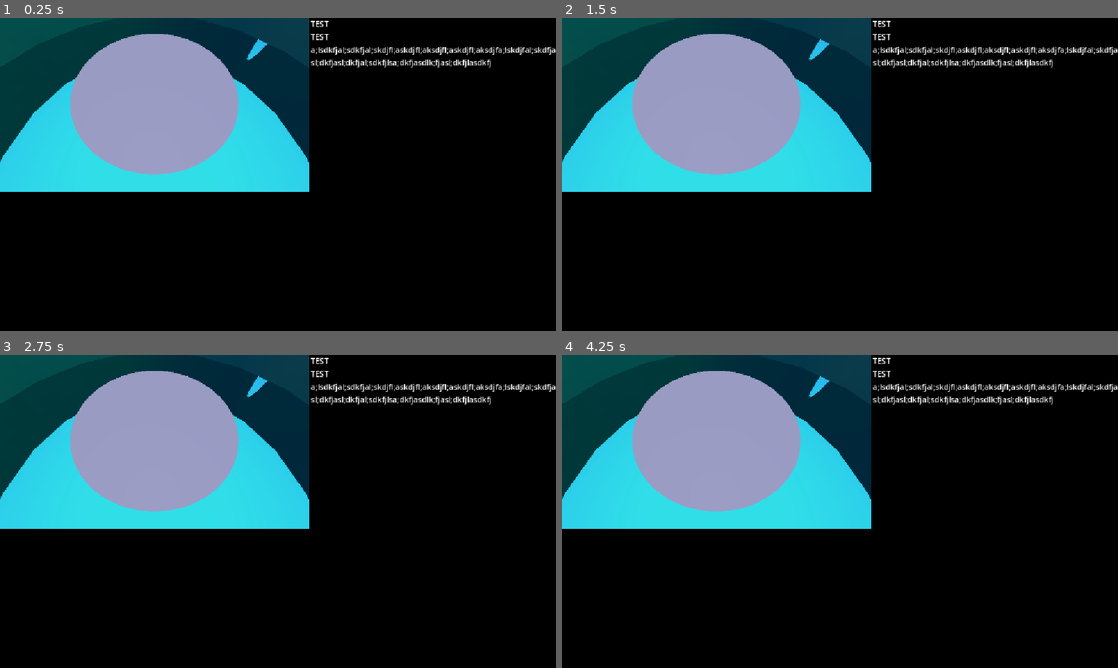
Above: before the commit, frames 1-4 (two rows, left to right).
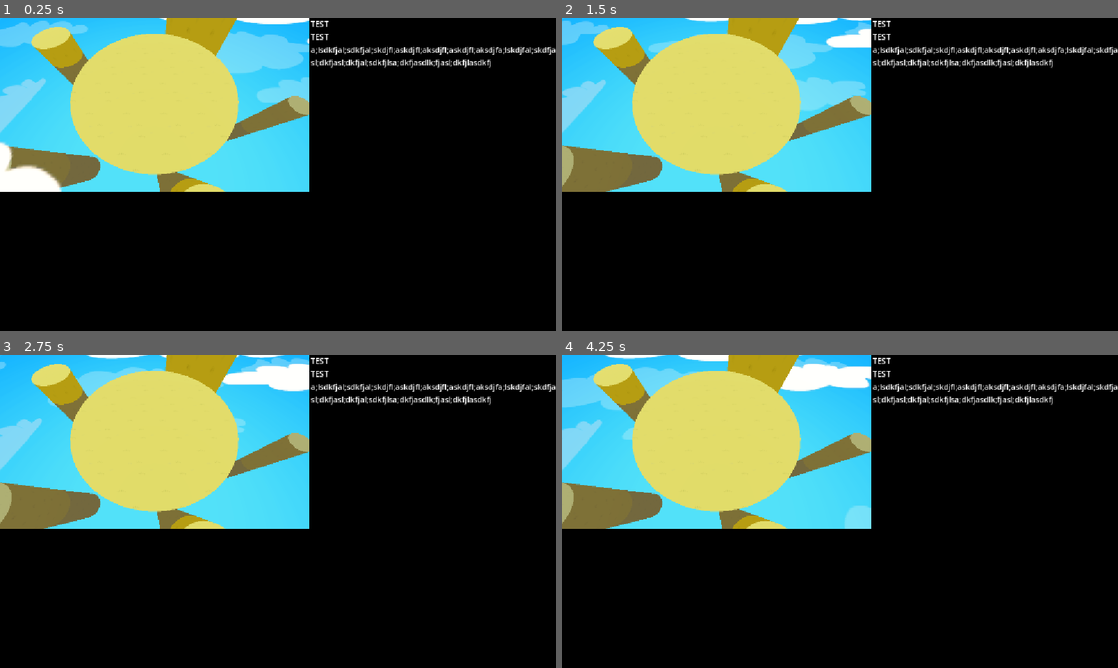
Above: after the commit, the same moments.

Repository: JZxAkuma/Game-Prototype-3
Game: Godot game, scene res://DO NOT TOUCH/Scene/minigames/sumo_scene.tscn
Two runs of this game, one before a commit and one after it. Both use one fixed random seed, a clock stepped at 60 frames per second and the inputs below. This scene is started directly instead of the project's main scene.
Inputs (mouse positions are in pixels of both pictures, inside the frame that each line leads up to):
- Up to frame 1 (0.25 s): no input
- Up to frame 2 (1.5 s): tap Enter (ui_accept) at 0.5, 0.77 s; move the mouse to (962, 158) at 0.52 s; hold D (right) 0.53-1.28 s; hold J (a) 0.53-1.28 s; tap K (b) at 0.8, 1.35 s; move the mouse to (728, 190) at 1.27 s; hold S (down) from 1.28 s (still down)
- Up to frame 3 (2.75 s): tap Enter (ui_accept) at 1.52 s; tap O (lb) at 1.55, 2.1 s; move the mouse to (333, 442) at 2.02 s; release S (down) at 2.03 s; hold D (right) from 2.03 s (still down); tap U (x) at 2.3 s
- Up to frame 4 (4.25 s): move the mouse to (812, 574) at 2.77 s; release D (right) at 2.78 s; hold W (up) 2.78-3.53 s; tap U (x) at 2.85 s; tap Enter (ui_accept) at 3.02, 3.77 s; tap I (y) at 3.05, 3.6 s; move the mouse to (1006, 558) at 3.52 s; hold A (left) from 3.53 s (still down); hold J (a) from 3.53 s (still down)

The runs differ from the first frame. In frame 1, 29% of the frame differs, in the area x 0-56%, y 0-56%; in frame 2, 30%; in frame 3, 29%; in frame 4, 30%.
Error in both runs: Invalid access to property or key 'mini_game_name' on a base object of type 'Nil'. (res://DO)

Commit message:
sumo scene added clouds

Diff:
--- a/DO NOT TOUCH/Scene/minigames/sumo_scene.tscn
+++ b/DO NOT TOUCH/Scene/minigames/sumo_scene.tscn
@@ -2,31 +2,121 @@
 
 [ext_resource type="Script" uid="uid://60kke3ncck1y" path="res://DO NOT TOUCH/Scene/minigames/minigame_sumo.gd" id="1_qmvo0"]
 [ext_resource type="Script" uid="uid://bx3kx57jxf8y6" path="res://DO NOT TOUCH/Script/tutorial_layer.gd" id="2_xvggm"]
+[ext_resource type="Texture2D" uid="uid://dd8q8q4uo5tio" path="res://DO NOT TOUCH/Environmental Assets/TiledTextures/GrassTiles.png" id="3_ddogw"]
 [ext_resource type="Shader" uid="uid://c1alju3yplb4m" path="res://DO NOT TOUCH/shader/SkyScroller.gdshader" id="3_kvsk5"]
 [ext_resource type="Texture2D" uid="uid://cols7mqcx0dji" path="res://DO NOT TOUCH/Environmental Assets/Sky Scroller/Skybox.png" id="4_g11rf"]
 [ext_resource type="PackedScene" uid="uid://bkhaw55tjgsej" path="res://DO NOT TOUCH/Environmental Assets/Mountains/distant_mountainsDark.tscn" id="5_g11rf"]
 [ext_resource type="PackedScene" uid="uid://cxxi2ufdru7t5" path="res://DO NOT TOUCH/Environmental Assets/Mountains/distant_mountains.tscn" id="6_mb2rj"]
 [ext_resource type="PackedScene" uid="uid://cywisxck4cdmi" path="res://DO NOT TOUCH/Scene/map_limit.tscn" id="7_qmvo0"]
+[ext_resource type="Shader" uid="uid://eabv1f4ayvqs" path="res://DO NOT TOUCH/shader/Dithering.gdshader" id="8_25a4l"]
+[ext_resource type="Texture2D" uid="uid://ddemyymwr3xcy" path="res://DO NOT TOUCH/2D/Sprites/Clouds2.png" id="8_ugtl2"]
+
+[sub_resource type="ShaderMaterial" id="ShaderMaterial_ugtl2"]
+shader = ExtResource("8_25a4l")
+shader_parameter/color_steps = 30.000001045
+shader_parameter/grain_strength = 0.030000001425
+shader_parameter/saturation = 1.05
+shader_parameter/contrast = 1.05
 
 [sub_resource type="CylinderMesh" id="CylinderMesh_i3qtk"]
 top_radius = 10.0
 bottom_radius = 10.0
 height = 152.53955
 
+[sub_resource type="StandardMaterial3D" id="StandardMaterial3D_qmvo0"]
+albedo_texture = ExtResource("3_ddogw")
+uv1_scale = Vector3(10, 10, 10)
+
 [sub_resource type="ConvexPolygonShape3D" id="ConvexPolygonShape3D_qmvo0"]
 points = PackedVector3Array(-10, -76.269775, 0, -9.953015, -76.269775, -0.980814, -9.953015, -76.269775, 0.97885704, -1 …(4072 unchanged characters)…
 
-[sub_resource type="ShaderMaterial" id="ShaderMaterial_ogtmr"]
+[sub_resource type="ShaderMaterial" id="ShaderMaterial_fne0o"]
 shader = ExtResource("3_kvsk5")
 shader_parameter/sky_texture = ExtResource("4_g11rf")
 
-[sub_resource type="Sky" id="Sky_8i1bb"]
-sky_material = SubResource("ShaderMaterial_ogtmr")
-
-[sub_resource type="Environment" id="Environment_aygv5"]
+[sub_resource type="Sky" id="Sky_cal7y"]
+sky_material = SubResource("ShaderMaterial_fne0o")
+
+[sub_resource type="Environment" id="Environment_qmvo0"]
 background_mode = 2
-background_color = Color(0.60643685, 0.73594505, 1, 1)
-sky = SubResource("Sky_8i1bb")
+background_color = Color(0.872721, 0.8117197, 0.6275808, 1)
+background_energy_multiplier = 1.37
+sky = SubResource("Sky_cal7y")
+ambient_light_source = 2
+ambient_light_color = Color(0.60434884, 0.4994647, 0.3396008, 1)
+ambient_light_energy = 4.0
+reflected_light_source = 1
+tonemap_mode = 3
+tonemap_exposure = 0.64
+tonemap_white = 1.68
+ssil_enabled = true
+ssil_intensity = 2.6
+sdfgi_bounce_feedback = 0.31
+sdfgi_energy = 0.2
+fog_mode = 1
+fog_light_color = Color(0.50833166, 0.8550044, 0.84298277, 1)
+fog_light_energy = 0.6
+fog_density = 0.28
+fog_aerial_perspective = 0.13
+fog_height = -52.96
+fog_height_density = 2.2069
+fog_depth_end = 1251.4
+adjustment_enabled = true
+adjustment_contrast = 1.12
+adjustment_saturation = 1.19
+
+[sub_resource type="Shader" id="Shader_qsjh6"]
+code = "shader_type spatial;
+render_mode blend_mix, shadows_disabled;
+
+uniform sampler2D water_texture : source_color;
+uniform sampler2D emission_texture : source_color;
+
+uniform vec2 tiling = vec2(1.0, 1.0);
+uniform float scroll_speed = 0.05;
+uniform float emission_strength : hint_range(0.0, 5.0) = 1.0;
+uniform float alpha : hint_range(0.0, 1.0) = 1.0;
+
+void fragment() {
+    vec2 uv = UV * tiling;
+    uv.x += TIME * scroll_speed;
+
+    // Water texture
+    vec4 tex = texture(water_texture, uv);
+
+    ALBEDO = tex.rgb;
+    ALPHA = tex.a * alpha;
+
+    // Emission map
+    vec3 emission = texture(emission_texture, uv).rgb;
+    EMISSION = emission * emission_strength;
+}"
+
+[sub_resource type="ShaderMaterial" id="ShaderMaterial_gij0j"]
+render_priority = 0
+shader = SubResource("Shader_qsjh6")
+shader_parameter/water_texture = ExtResource("8_ugtl2")
+shader_parameter/tiling = Vector2(1, 1)
+shader_parameter/scroll_speed = 0.05
+shader_parameter/emission_strength = 0.0
+shader_parameter/alpha = 1.0
+
+[sub_resource type="PlaneMesh" id="PlaneMesh_1w13i"]
+material = SubResource("ShaderMaterial_gij0j")
+size = Vector2(500, 300)
+
+[sub_resource type="ShaderMaterial" id="ShaderMaterial_qsjh6"]
+render_priority = 0
+shader = SubResource("Shader_qsjh6")
+shader_parameter/water_texture = ExtResource("8_ugtl2")
+shader_parameter/tiling = Vector2(1, 1)
+shader_parameter/scroll_speed = 0.1
+shader_parameter/emission_strength = 0.0
+shader_parameter/alpha = 0.2350000111625
+
+[sub_resource type="PlaneMesh" id="PlaneMesh_gij0j"]
+material = SubResource("ShaderMaterial_qsjh6")
+size = Vector2(800, 500)
 
 [node name="sumo_scene" type="Node3D" unique_id=99076843 node_paths=PackedStringArray("players_root", "spawns", "tutorial_ui")]
 script = ExtResource("1_qmvo0")
@@ -116,29 +206,101 @@
 
 [node name="Game scene" type="Node3D" parent="." unique_id=228173283]
 
+[node name="CanvasLayer" type="CanvasLayer" parent="Game scene" unique_id=1174207364]
+
+[node name="ColorRect" type="ColorRect" parent="Game scene/CanvasLayer" unique_id=2128350437]
+material = SubResource("ShaderMaterial_ugtl2")
+anchors_preset = 15
+anchor_right = 1.0
+anchor_bottom = 1.0
+grow_horizontal = 2
+grow_vertical = 2
+mouse_filter = 2
+
 [node name="MeshInstance3D" type="MeshInstance3D" parent="Game scene" unique_id=1709229694]
 transform = Transform3D(1, 0, 0, 0, 1, 0, 0, 0, 1, 0, -76.269775, 0)
 mesh = SubResource("CylinderMesh_i3qtk")
+surface_material_override/0 = SubResource("StandardMaterial3D_qmvo0")
 
 [node name="StaticBody3D" type="StaticBody3D" parent="Game scene/MeshInstance3D" unique_id=1804310558]
 
 [node name="CollisionShape3D" type="CollisionShape3D" parent="Game scene/MeshInstance3D/StaticBody3D" unique_id=1644359475]
+shape = SubResource("ConvexPolygonShape3D_qmvo0")
+
+[node name="MeshInstance3D2" type="MeshInstance3D" parent="Game scene" unique_id=1249403922]
+transform = Transform3D(1, 0, 0, 0, 1, 0, 0, 0, 1, 13.890053, -45.70527, -31.012138)
+mesh = SubResource("CylinderMesh_i3qtk")
+surface_material_override/0 = SubResource("StandardMaterial3D_qmvo0")
+
+[node name="StaticBody3D" type="StaticBody3D" parent="Game scene/MeshInstance3D2" unique_id=324396119]
+
+[node name="CollisionShape3D" type="CollisionShape3D" parent="Game scene/MeshInstance3D2/StaticBody3D" unique_id=1021461068]
+shape = SubResource("ConvexPolygonShape3D_qmvo0")
+
+[node name="MeshInstance3D3" type="MeshInstance3D" parent="Game scene" unique_id=866144820]
+transform = Transform3D(1, 0, 0, 0, 1, 0, 0, 0, 1, -58.028175, -103.87652, -54.030647)
+mesh = SubResource("CylinderMesh_i3qtk")
+surface_material_override/0 = SubResource("StandardMaterial3D_qmvo0")
+
+[node name="StaticBody3D" type="StaticBody3D" parent="Game scene/MeshInstance3D3" unique_id=83197597]
+
+[node name="CollisionShape3D" type="CollisionShape3D" parent="Game scene/MeshInstance3D3/StaticBody3D" unique_id=1121065655]
+shape = SubResource("ConvexPolygonShape3D_qmvo0")
+
+[node name="MeshInstance3D5" type="MeshInstance3D" parent="Game scene" unique_id=192028669]
+transform = Transform3D(1, 0, 0, 0, 1, 0, 0, 0, 1, 135.69598, -158.27457, -39.468452)
+mesh = SubResource("CylinderMesh_i3qtk")
+surface_material_override/0 = SubResource("StandardMaterial3D_qmvo0")
+
+[node name="StaticBody3D" type="StaticBody3D" parent="Game scene/MeshInstance3D5" unique_id=1439898132]
+
+[node name="CollisionShape3D" type="CollisionShape3D" parent="Game scene/MeshInstance3D5/StaticBody3D" unique_id=1075253604]
+shape = SubResource("ConvexPolygonShape3D_qmvo0")
+
+[node name="MeshInstance3D6" type="MeshInstance3D" parent="Game scene" unique_id=1885500807]
+transform = Transform3D(2.2318184, 0, 0, 0, 1, 0, 0, 0, 2.0147052, -125.25894, -158.27457, 16.104698)
+mesh = SubResource("CylinderMesh_i3qtk")
+surface_material_override/0 = SubResource("StandardMaterial3D_qmvo0")
+
+[node name="StaticBody3D" type="StaticBody3D" parent="Game scene/MeshInstance3D6" unique_id=1405191242]
+
+[node name="CollisionShape3D" type="CollisionShape3D" parent="Game scene/MeshInstance3D6/StaticBody3D" unique_id=321278280]
+shape = SubResource("ConvexPolygonShape3D_qmvo0")
+
+[node name="MeshInstance3D4" type="MeshInstance3D" parent="Game scene" unique_id=724198043]
+transform = Transform3D(1, 0, 0, 0, 1, 0, 0, 0, 1, 13.890053, -103.87652, 24.151855)
+mesh = SubResource("CylinderMesh_i3qtk")
+surface_material_override/0 = SubResource("StandardMaterial3D_qmvo0")
+
+[node name="StaticBody3D" type="StaticBody3D" parent="Game scene/MeshInstance3D4" unique_id=806159611]
+
+[node name="CollisionShape3D" type="CollisionShape3D" parent="Game scene/MeshInstance3D4/StaticBody3D" unique_id=1172616774]
 shape = SubResource("ConvexPolygonShape3D_qmvo0")
 
 [node name="Camera3D" type="Camera3D" parent="Game scene" unique_id=1333039741]
 transform = Transform3D(1, 0, 0, 0, 0.46342763, 0.8861347, 0, -0.8861347, 0.46342763, 0, 11.208, 9.22102)
 
-[node name="WorldEnvironment" type="WorldEnvironment" parent="Game scene" unique_id=1936528512]
-environment = SubResource("Environment_aygv5")
+[node name="WorldEnvironment2" type="WorldEnvironment" parent="Game scene" unique_id=396418247]
+environment = SubResource("Environment_qmvo0")
 
 [node name="DirectionalLight3D" type="DirectionalLight3D" parent="Game scene" unique_id=1776562918]
 transform = Transform3D(1, 0, 0, 0, -5.9604645e-08, 1, 0, -1, -5.9604645e-08, 0, 182, 0)
 
 [node name="DistantMountains2" parent="Game scene" unique_id=211699623 instance=ExtResource("5_g11rf")]
-transform = Transform3D(5, 0, 0, 0, 17.135826, 0, 0, 0, 5, 0, 6.3551264, 0)
+transform = Transform3D(5, 0, 0, 0, 17.135826, 0, 0, 0, 5, 0, -13.833636, 0)
+visible = false
 
 [node name="DistantMountains" parent="Game scene" unique_id=1920771075 instance=ExtResource("6_mb2rj")]
-transform = Transform3D(0.548343, 0, -0.8362535, 0, 1.7501113, 0, 0.8362535, 0, 0.548343, 0, 3.2667646, 0)
+transform = Transform3D(0.548343, 0, -0.8362535, 0, 1.7501113, 0, 0.8362535, 0, 0.548343, 0, -16.921997, 0)
+visible = false
+
+[node name="Cloudscroller" type="MeshInstance3D" parent="Game scene" unique_id=1601845497]
+transform = Transform3D(1, 0, 0, 0, 1, 0, 0, 0, 1, 0, -40.573277, -50.30132)
+mesh = SubResource("PlaneMesh_1w13i")
+
+[node name="Cloudscroller2" type="MeshInstance3D" parent="Game scene" unique_id=1088654497]
+transform = Transform3D(1, 0, 0, 0, 1, 0, 0, 0, 1.2374808, 0, -147.00012, -50.30132)
+mesh = SubResource("PlaneMesh_gij0j")
 
 [node name="Map_limit" parent="." unique_id=1918000921 instance=ExtResource("7_qmvo0")]
 transform = Transform3D(120, 0, 0, 0, 1, 0, 0, 0, 120, 0, -8, 0)
Binary file added: DO NOT TOUCH/2D/Sprites/Clouds2.png
Not shown, added: DO NOT TOUCH/2D/Sprites/Clouds2.png.import
